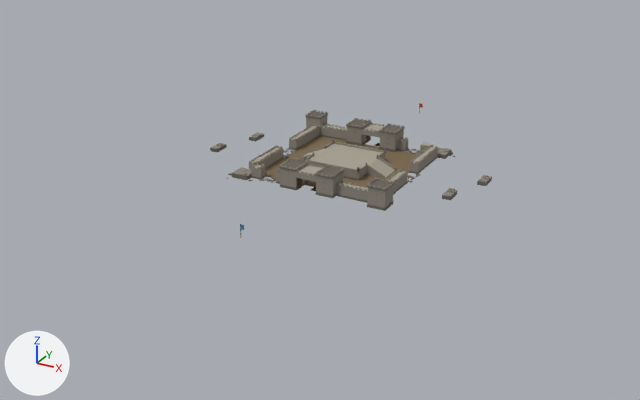
Two versions of the glTF model public/models/arenas/battle_fort.glb, one commit apart.
Before and after are seen from a 50 mm lens placed at (176.0, -344.0, 152.0), pointed at (-6.0, -13.0, -14.0). Lighting does not change. The marker at lower left points along +X, +Y and +Z. The picture after the commit comes second. Vertices at exactly the same position are counted once.

Before the edit, the objects in view are built like this:
```python
me_fort = bpy.data.meshes.new('Fort')
me_fort.from_pydata(...)  # 4718 vertices, 5950 faces; spans x -66.0..66.0, y -88.0..88.0, z 0.0..10.0
# faces by material slot: [4244, 1132, 58, 430, 6, 60, 10, 10]
me_fort.materials.append(mat_fort_stone)  # grey #8d877c
me_fort.materials.append(mat_fort_stonedark)  # dark grey #6a645b
me_fort.materials.append(mat_fort_stonelight)  # grey #a9a294
me_fort.materials.append(mat_fort_rubble)  # grey #7a7368
me_fort.materials.append(mat_fort_dirt)  # brown #7d6a4f
me_fort.materials.append(mat_fort_wood)  # brown #5a4330
me_fort.materials.append(mat_fort_banner0)  # red #c0392b
me_fort.materials.append(mat_fort_banner1)  # blue #2e86c1
ob_fort = bpy.data.objects.new('Fort', me_fort)
ob_fort.location = (0.0, 0.0, 0.0)
```
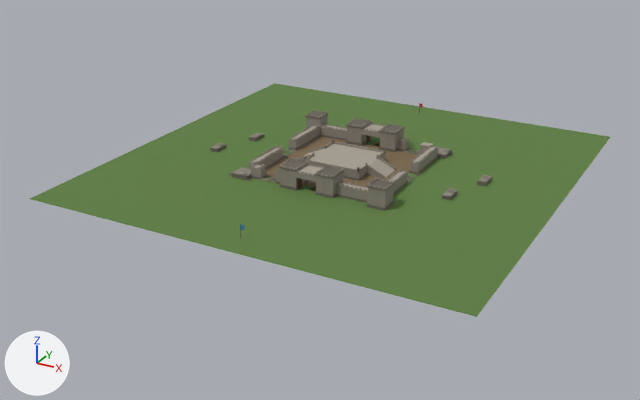
Commit message: grass terrain

Pixel boxes (x1, y1, x2, y2) of what changed, in the pictures (640 x 400 px; the box of a moved part takes in the faces that stretch with it):
```json
{"object": "Fort", "change": "reshaped", "before": [210, 103, 492, 235], "after": [30, 83, 610, 317]}
{"part": 1, "of": "me_fort", "change": "moved or reshaped", "before": [240, 103, 420, 235], "after": [30, 83, 610, 317]}
```

The change, as JSON lines over the scene's bpy script:
```json
{"op": "add", "block": "mat_fort_grass", "code": ["mat_fort_grass = principled_material('Fort_Grass')", "mat_fort_grass.base_color = (0.114, 0.212, 0.0545)  # green #5f7f42", "mat_fort_grass.roughness = 1.0"]}
{"block": "me_fort", "where": "# used by ob_fort; location = (0.0, 0.0, 0.0)"}
{"op": "remove", "block": "me_fort", "code": "me_fort.from_pydata(...)  # 4718 vertices, 5950 faces; spans x -66.0..66.0, y -88.0..88.0, z 0.0..10.0"}
{"op": "add", "block": "me_fort", "code": "me_fort.from_pydata(...)  # 4722 vertices, 5952 faces; spans x -100.0..100.0, y -100.0..100.0, z 0.0..10.0"}
{"block": "me_fort", "change": "me_fort part 1"}
{"block": "me_fort", "change": "40 faces are deleted"}
{"block": "me_fort", "change": "4 vertices are added at (-100.0, 100.0, 0.0), (-100.0, -100.0, 0.0), (100.0, -100.0, 0.0), (100.0, 100.0, 0.0)"}
{"block": "me_fort", "change": "2 new faces join them, mat_fort_grass (green #5f7f42)"}
{"block": "me_fort", "change": "40 new faces join them, mat_fort_wood (brown #5a4330)"}
{"op": "add", "block": "me_fort", "code": "me_fort.materials.append(mat_fort_grass)  # green #5f7f42"}
```
